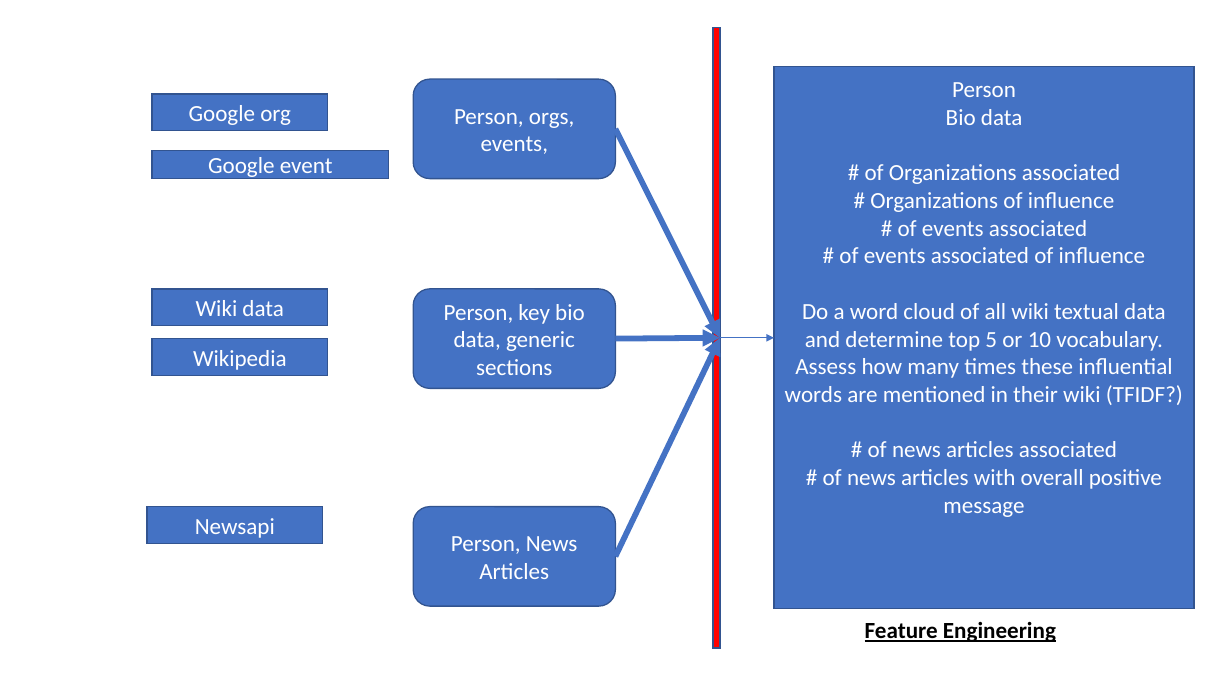
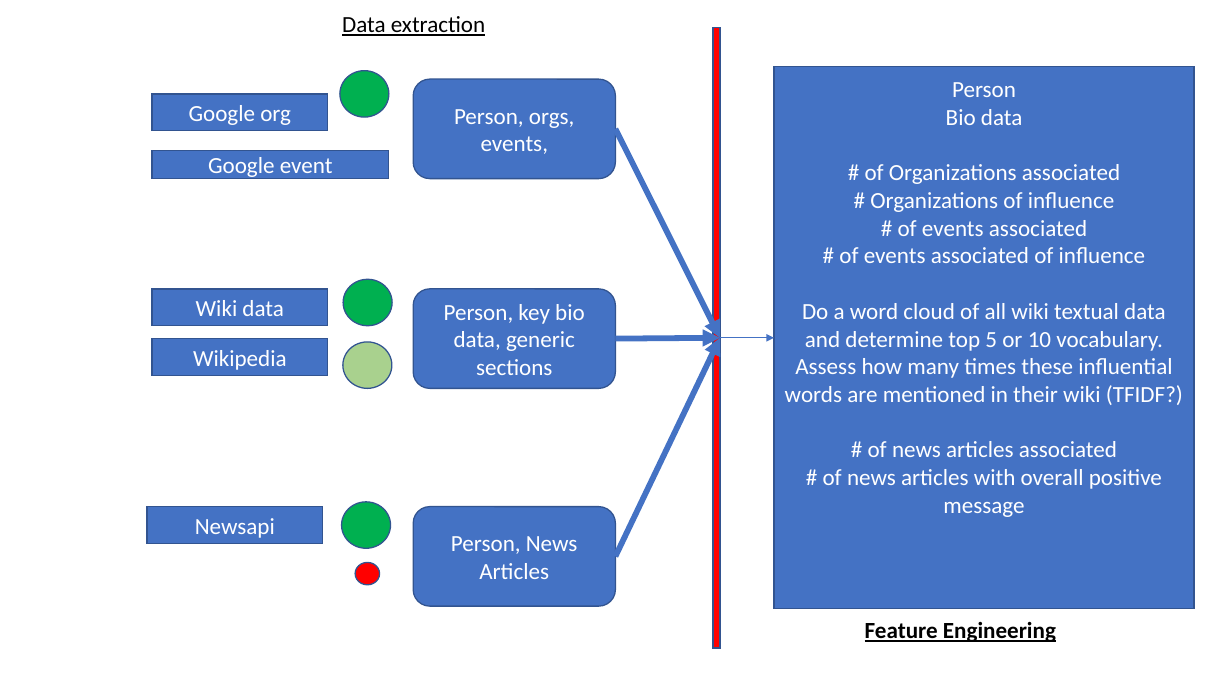
Before and after one commit to ChiruGit/Capstone, a slide deck: slide 1 of DataConsolidation&FeatureSelection.pptx. Drawn at 1232x693 pixels with LibreOffice and Linux fonts; fonts in the diff are those of the drawing. Boxes give left, top, right and bottom in pixels: in the first picture for what was removed or moved away, otherwise in the second. Text is boxed around its words. In the diff, an @@ line names an element or a change of style, - is before the commit and + after.

```diff
--- a/DataConsolidation&FeatureSelection.pptx
+++ b/DataConsolidation&FeatureSelection.pptx
@@ text added at bbox=[342, 16, 485, 36], 18 pt, text #000000, underline @@
+Data extraction
@@ ellipse added at bbox=[340, 70, 389, 116], fill #00B050, outline #325491 1 pt @@
@@ ellipse added at bbox=[343, 279, 392, 325], fill #00B050, outline #325491 1 pt @@
@@ ellipse added at bbox=[343, 342, 392, 388], fill #A9D18E, outline #325491 1 pt @@
@@ ellipse added at bbox=[342, 502, 391, 548], fill #00B050, outline #325491 1 pt @@
@@ ellipse added at bbox=[355, 563, 380, 585], fill #FF0000, outline #325491 1 pt @@
```
Also in this commit, not shown: 2 other files.
